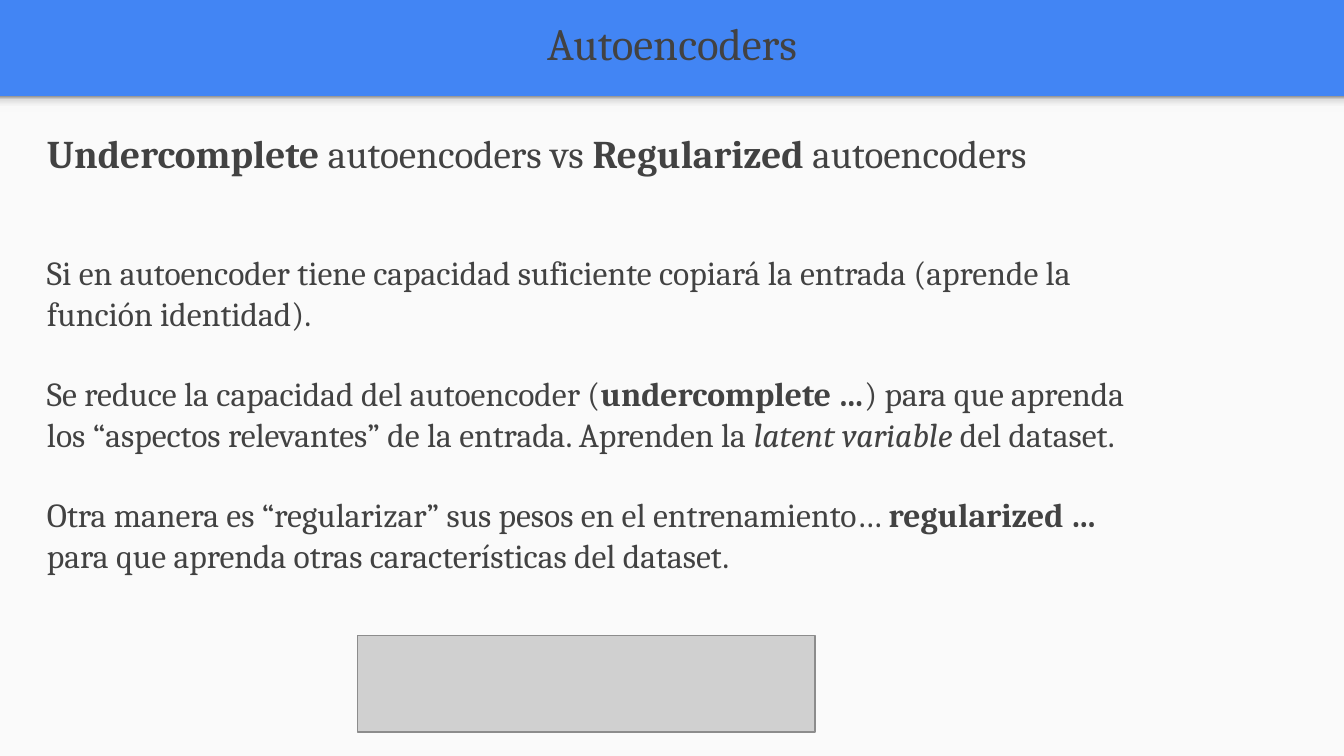
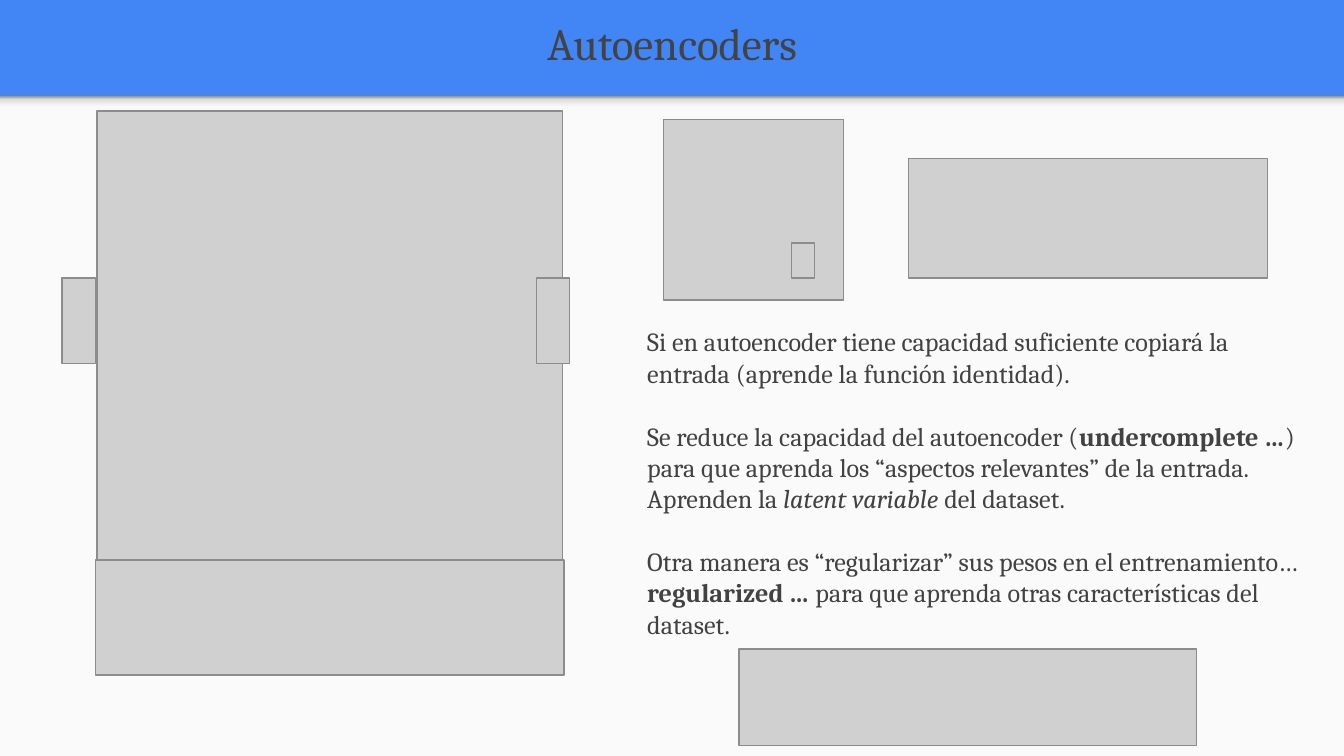
Before and after one commit to FIUBA-Posgrado-Inteligencia-Artificial/aprendizaje_profundo, a slide deck: slide 5 of clase_7/teoria/Clase_7.pptx (slide 7 before the commit). Drawn at 1344x756 pixels with LibreOffice and Linux fonts; fonts in the diff are those of the drawing; grey boxes stand for pictures. Boxes give left, top, right and bottom in pixels: in the first picture for what was removed or moved away, otherwise in the second. Text is boxed around its words. In the diff, an @@ line names an element or a change of style, - is before the commit and + after.

```diff
--- a/clase_7/teoria/Clase_7.pptx
+++ b/clase_7/teoria/Clase_7.pptx
@@ text "Autoencoders" at [547, 29, 797, 61]: text colour #424242 to #434343 @@
@@ picture added at [97, 112, 562, 560] @@
@@ text removed at [47, 140, 1026, 177] @@
-Undercomplete autoencoders vs Regularized autoencoders
@@ picture added at [664, 120, 844, 300] @@
@@ picture added at [909, 159, 1267, 278] @@
@@ picture added at [792, 243, 814, 278] @@
@@ picture added at [62, 278, 95, 363] @@
@@ picture added at [536, 278, 570, 363] @@
@@ text "Si en autoencoder tiene capacidad ...": place and size @@
-text "Si en autoencoder tiene capacidad ..." at [47, 261, 1124, 575]
+text "Si en autoencoder tiene capacidad ..." at [647, 332, 1297, 635]
@@ text "Si en autoencoder tiene capacidad ..." at [647, 332, 1297, 635]: size 18 to 14 pt @@
@@ picture added at [95, 560, 564, 676] @@
@@ picture: place and size @@
-picture at [358, 636, 814, 732]
+picture at [739, 649, 1196, 746]
```
Also in this commit, not shown: 7 other slides changed, 2 slides added, 11 slides removed, 25 other files.
